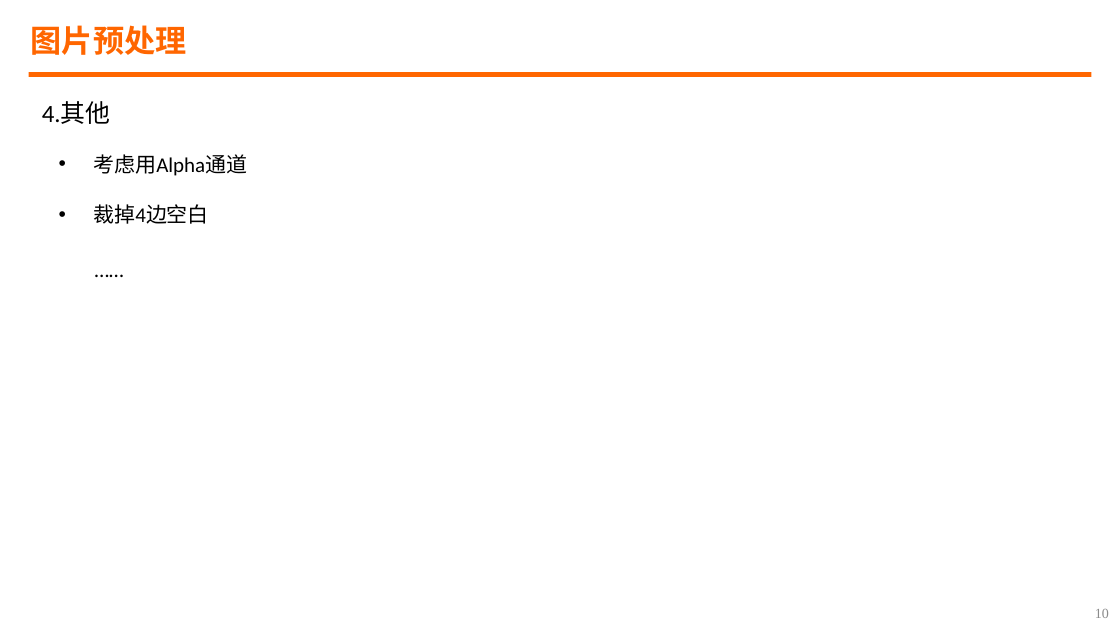
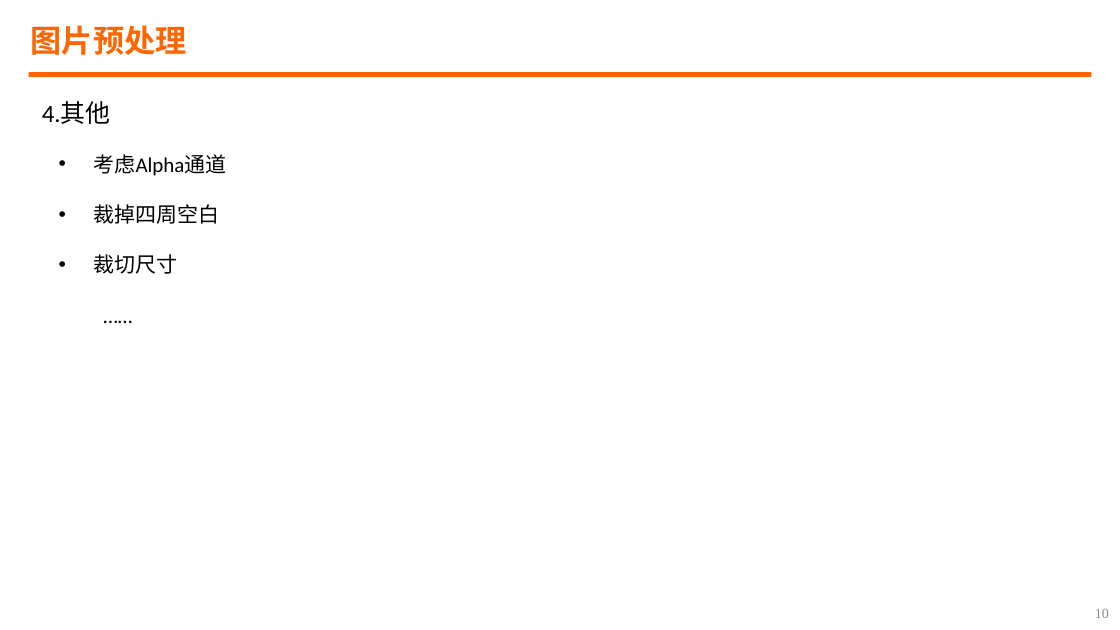
Before and after one commit to kevinva/picsimi, a slide deck: slide 10 of 一种快速识别相似图片素材的方法.pptx. Drawn at 1120x630 pixels with LibreOffice and Linux fonts; fonts in the diff are those of the drawing; background and template pictures are left out. Boxes give left, top, right and bottom in pixels: in the first picture for what was removed or moved away, otherwise in the second. Text is boxed around its words. In the diff, an @@ line names an element or a change of style, - is before the commit and + after.

Commit message:
alpha 通道

```diff
--- a/一种快速识别相似图片素材的方法.pptx
+++ b/一种快速识别相似图片素材的方法.pptx
@@ text at [94,154,227,176]: text changed @@
-• 考虑用Alpha通道
+• 考虑Alpha通道
@@ text at [94,204,219,224]: text changed @@
-• 裁掉4边空白
+• 裁掉四周空白
@@ text added at [94,254,178,274], 13.5 pt, text #000000 @@
+• 裁切尺寸
@@ text "……": place and size @@
-text "……" at [84,251,138,288]
+text "……" at [93,297,147,334]
```
Also in this commit, not shown: 9 other files.
